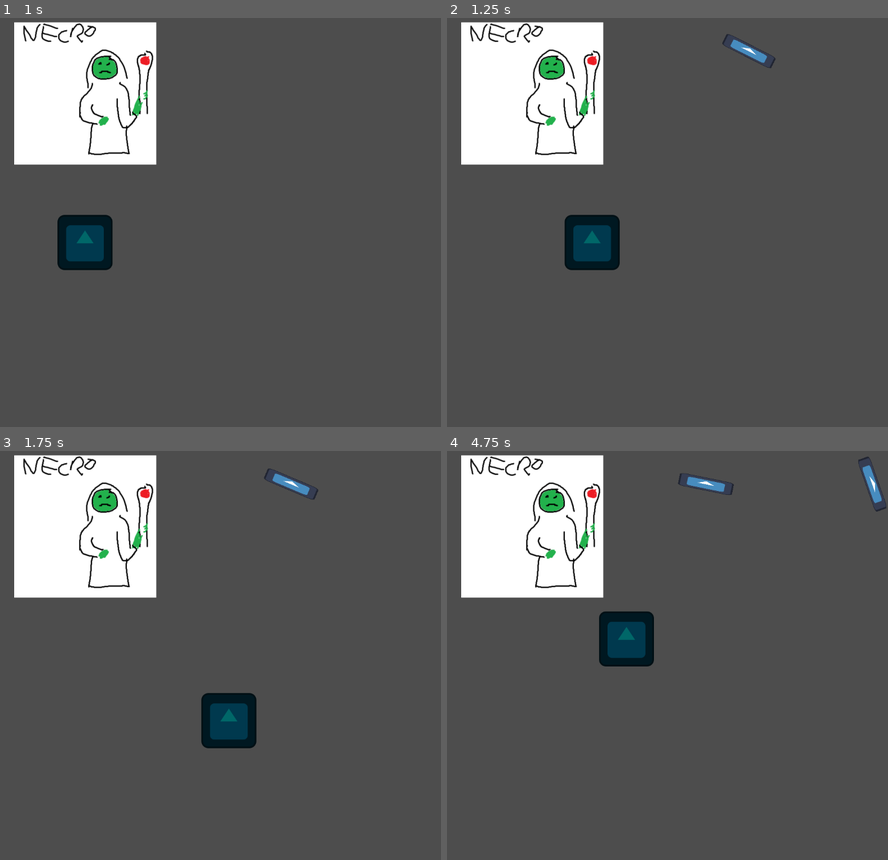
Above: before the commit, frames 1-4 (two rows, left to right).
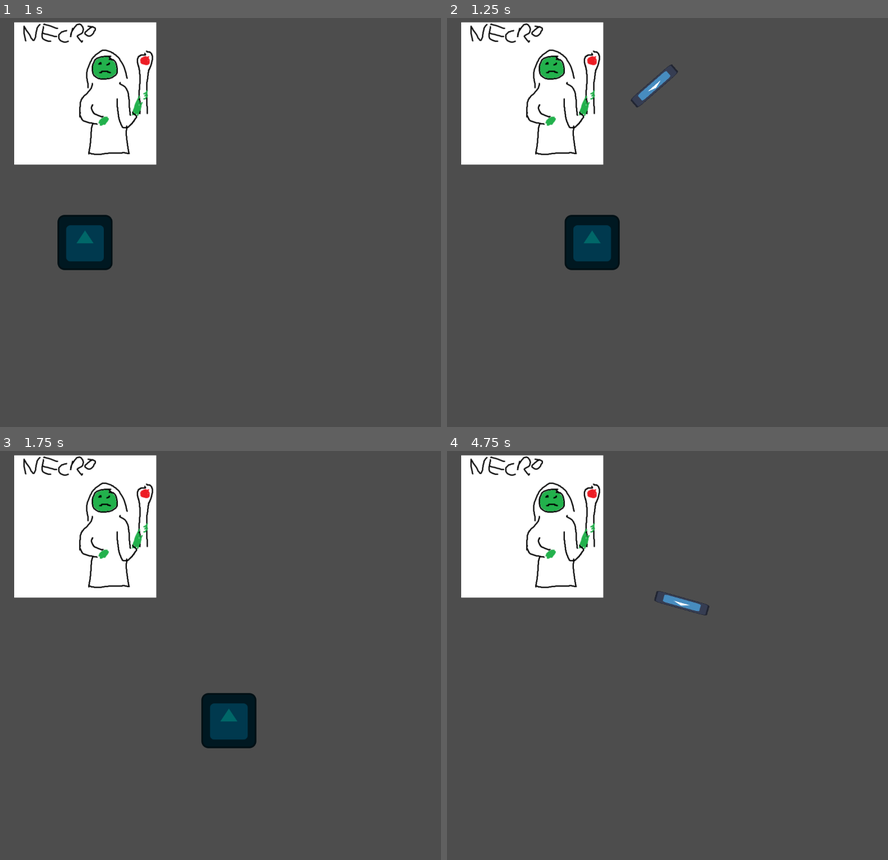
Above: after the commit, the same moments.

Repository: TyGuy54/GMTK-Jam
Game: Godot game, scene res://Scenes/main.tscn
The game is run twice, just before and just after one commit, with the same random seed, the same clock (stepped at 60 frames per second) and the same inputs. The engine's default icon, where the game draws it, is replaced by a stand-in: a white triangle on a blue panel in a dark square.
Inputs:
- Up to frame 1 (1 s): tap Enter at 0.5 s; hold Right (ui_right) from 0.53 s (still down)
- Up to frame 2 (1.25 s): keep holding Right (ui_right)
- Up to frame 3 (1.75 s): release Right (ui_right) at 1.28 s; hold Down (ui_down) from 1.28 s (still down)
- Up to frame 4 (4.75 s): release Down (ui_down) at 2.03 s; hold Right (ui_right) 2.03-2.78 s; hold Up (ui_up) 2.78-3.53 s; hold Left (ui_left) from 3.53 s (still down)

Frame 1 is identical in both runs. In frame 2, 0.5% of the frame differs, in the area x 41-75%, y 3-22%; in frame 3, 0.2%; in frame 4, 2.4%, in the area x 34-100%, y 1-53%.

Commit message:
projectiles acully work

Diff:
--- /dev/null
+++ b/Scenes/Nector/Area2D.gd
@@ -0,0 +1 @@
+extends Area2D
--- a/Scenes/Nector/projectile.gd
+++ b/Scenes/Nector/projectile.gd
@@ -1,8 +1,9 @@
-extends Area2D
+extends CharacterBody2D
 
-var speed = 750
+var speed = 450
 var rotation_speed = 2.0
-var vel = Vector2.ZERO
+var target_position
+#var vel = Vector2.ZER
 
 func _physics_process(delta):
 	position += transform.x * speed * delta
@@ -12,10 +13,17 @@
 		var angle_to = $Sprite2D.transform.x.angle_to(direction)
 		$Sprite2D.rotate(sign(angle_to) * min(delta * rotation_speed, abs(angle_to)))
 
+		target_position = (node.position - position)
+
+		if position.distance_to(node.position) > 3:
+			move_and_slide()
+			look_at(node.position)
 
 
-func _on_projectile_body_entered(body: Node2D) -> void:
+func _on_area_2d_body_entered(body: Node2D) -> void:
+	$Timer.start()
 	if body.is_in_group("player"):
 		body.queue_free()
 
+func _on_timer_timeout() -> void:
 	queue_free()
--- a/Scenes/Nector/projectile.tscn
+++ b/Scenes/Nector/projectile.tscn
@@ -1,23 +1,35 @@
-[gd_scene load_steps=4 format=3 uid="uid://b3ccegneval05"]
+[gd_scene load_steps=5 format=3 uid="uid://b3ccegneval05"]
 
 [ext_resource type="Script" path="res://Scenes/Nector/projectile.gd" id="1_swsoj"]
 [ext_resource type="Texture2D" uid="uid://dcjs4cx8wak85" path="res://icon.svg" id="2_2q0fw"]
 
-[sub_resource type="RectangleShape2D" id="RectangleShape2D_nmoeq"]
-size = Vector2(33, 28)
+[sub_resource type="RectangleShape2D" id="RectangleShape2D_7q8ld"]
+size = Vector2(120, 25)
 
-[node name="projectile" type="Area2D"]
-position = Vector2(0, -2)
+[sub_resource type="RectangleShape2D" id="RectangleShape2D_aj45q"]
+size = Vector2(144, 37)
+
+[node name="projectile" type="CharacterBody2D"]
 script = ExtResource("1_swsoj")
-metadata/_edit_group_ = true
 
 [node name="Sprite2D" type="Sprite2D" parent="."]
-position = Vector2(1, 2)
-scale = Vector2(1, 0.234375)
+position = Vector2(0, 3)
+scale = Vector2(1, 0.210938)
 texture = ExtResource("2_2q0fw")
 
 [node name="CollisionShape2D" type="CollisionShape2D" parent="."]
-position = Vector2(5.5, 2)
-shape = SubResource("RectangleShape2D_nmoeq")
+position = Vector2(0, 2.5)
+shape = SubResource("RectangleShape2D_7q8ld")
 
-[connection signal="body_entered" from="." to="." method="_on_projectile_body_entered"]
+[node name="Area2D" type="Area2D" parent="."]
+
+[node name="CollisionShape2D" type="CollisionShape2D" parent="Area2D"]
+position = Vector2(-1, 2.5)
+shape = SubResource("RectangleShape2D_aj45q")
+debug_color = Color(0.94902, 0, 0.572549, 0.419608)
+
+[node name="Timer" type="Timer" parent="."]
+wait_time = 0.7
+
+[connection signal="body_entered" from="Area2D" to="." method="_on_area_2d_body_entered"]
+[connection signal="timeout" from="Timer" to="." method="_on_timer_timeout"]
--- a/Scripts/Nector/nector.gd
+++ b/Scripts/Nector/nector.gd
@@ -1,10 +1,7 @@
 extends Actor
 
-@export var cooldown = 0.50
+@export var cooldown = 0.75
 @export var Bullet : PackedScene
-var rotation_speed = 2.0
-
-@onready var player = get_parent().get_node("player")
 
 var can_shoot = true
 
